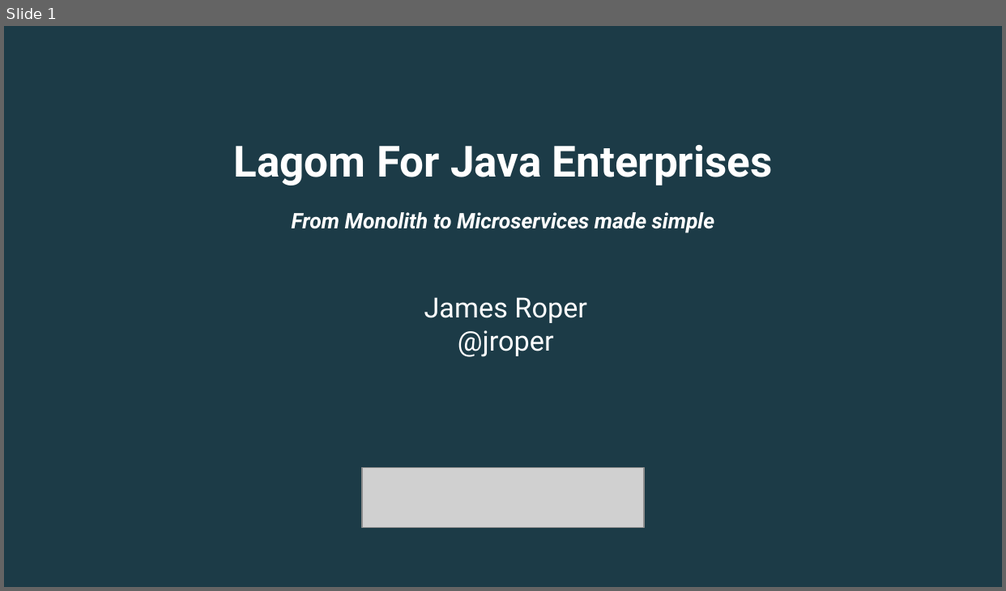
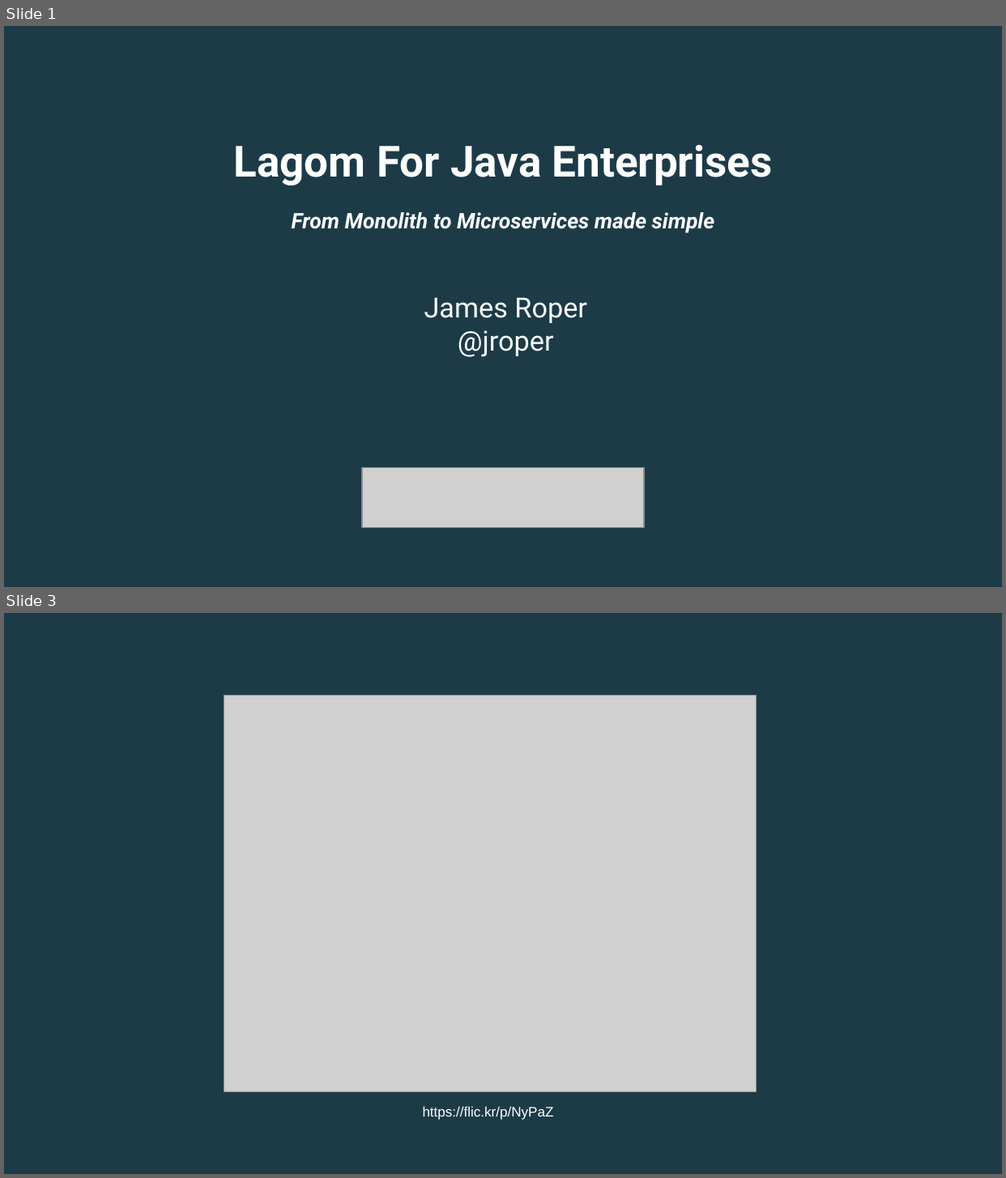
Before and after one commit to jroper/lagom-monolith-presentation, a slide deck: presentation/microservice-to-monolith.odp. Shown one above the other, each under a label of ours: slide 1 before the commit, slides 1 and 3 after it; the slides between them are not shown. The pictures are 1006x591 and 1006x1178 pixels, drawn with LibreOffice and Linux fonts; fonts in the diff are those of the drawing; grey boxes stand for pictures; background and template pictures are left out. Boxes give left, top, right and bottom in pixels: in the first picture for what was removed or moved away, otherwise in the second. Text is boxed around its words. In the diff, an @@ line names an element or a change of style, - is before the commit and + after.

```diff
--- a/presentation/microservice-to-monolith.odp
+++ b/presentation/microservice-to-monolith.odp
@@ slide 3 added at (4, 613, 1002, 1174), background #1C3B47 @@
@@ picture added at (224, 695, 756, 1092) @@
@@ rectangle added at (4, 1121, 671, 1174), fill #1C3B47 @@
@@ rectangle added at (4, 1121, 499, 1174), fill #1C3B47 @@
@@ text added at (423, 1106, 554, 1120), 10 pt, text #FFFFFF @@
+https://flic.kr/p/NyPaZ
```
Also in this commit, not shown: 1 slide changed, 10 other slides added, 2 slides removed.
